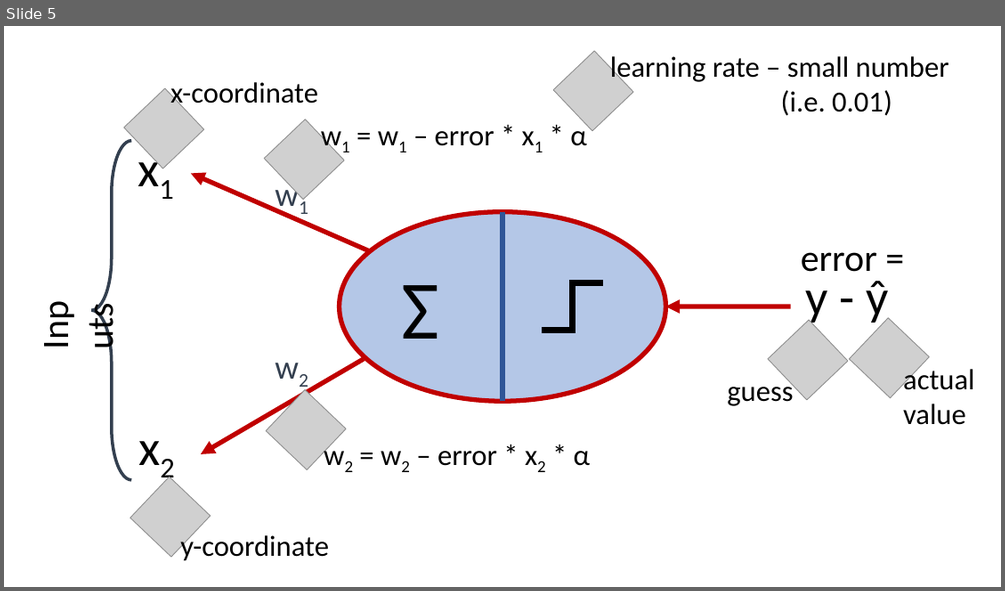
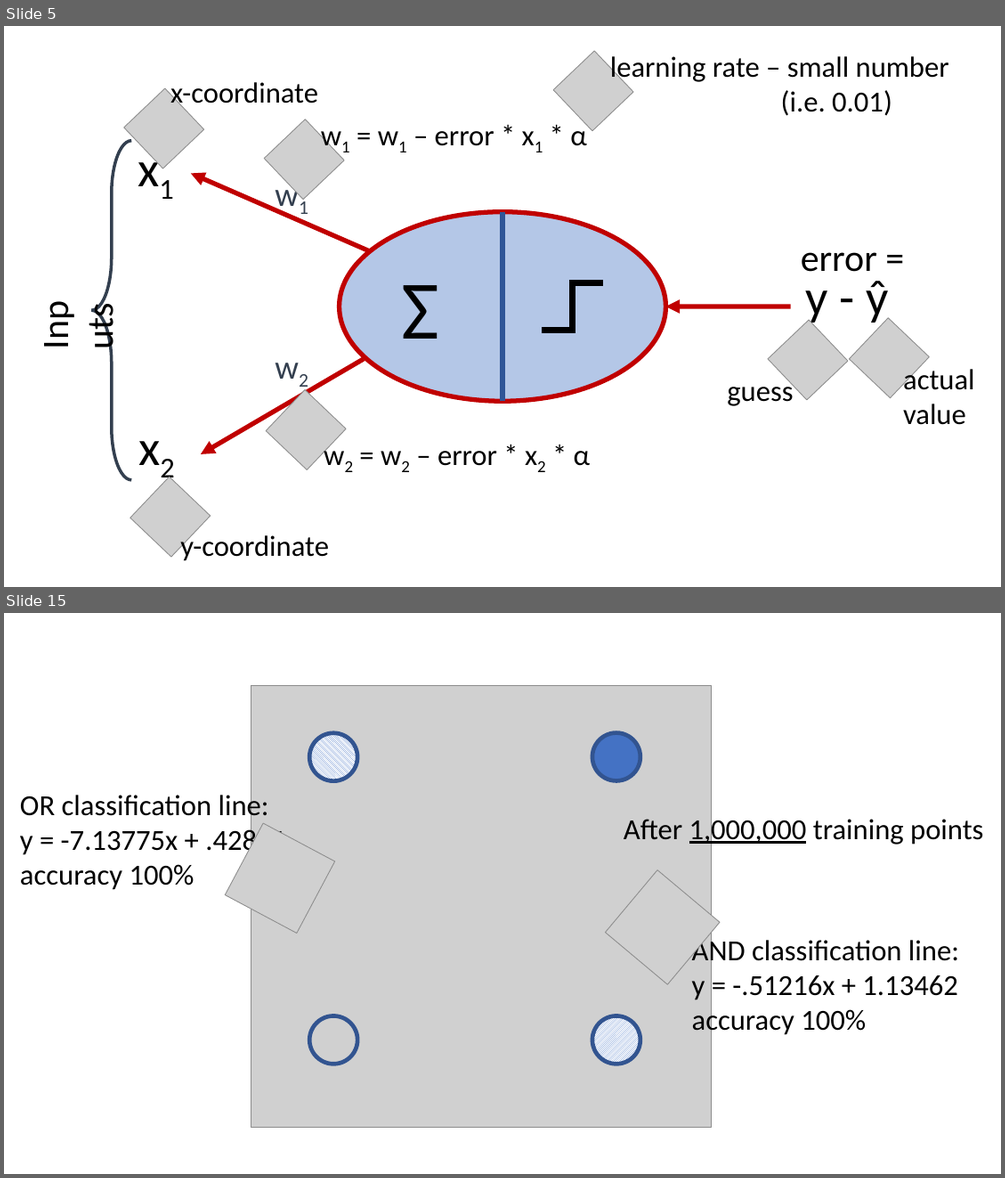
Before and after one commit to mdcramer/Simple-Perceptron-Network, a slide deck: Simple Perceptron Networks.pptx. Shown one above the other, each under a label of ours: slide 5 before the commit, slides 5 and 15 after it; the slides between them are not shown. The pictures are 1005x591 and 1005x1178 pixels, drawn with LibreOffice and Linux fonts; fonts in the diff are those of the drawing; grey boxes stand for pictures. Boxes give left, top, right and bottom in pixels: in the first picture for what was removed or moved away, otherwise in the second. Text is boxed around its words. In the diff, an @@ line names an element or a change of style, - is before the commit and + after.

Commit message:
more slides and minor code tweaks
minor changes to code. reduced some training loops to 1000 examples. altered some training loops to use network() as opposed to feed_forward(). many new slides in presentation.

```diff
--- a/Simple Perceptron Networks.pptx
+++ b/Simple Perceptron Networks.pptx
@@ slide 15 added at [4,613,1001,1174], background #FFFFFF @@
@@ picture added at [251,686,712,1127] @@
@@ ellipse added at [310,732,357,780], fill pattern #4472C4 on #FFFFFF, outline #325491 4 pt @@
@@ ellipse added at [592,732,640,780], fill #4472C4, outline #325491 4 pt @@
@@ text added at [20,791,286,890], 28 pt, text #000000 @@
+OR classification line:
+y = -7.13775x + .42821
+accuracy 100%
@@ picture added at [226,823,335,933] @@
@@ text added at [623,815,983,846], 28 pt, text #000000 @@
+After 1,000,000 training points
@@ picture added at [605,870,720,985] @@
@@ text added at [692,936,959,1038], 28 pt, text #000000 @@
+AND classification line:
+y = -.51216x + 1.13462
+accuracy 100%
@@ ellipse added at [310,1016,357,1064], outline #325491 4 pt @@
@@ ellipse added at [592,1016,640,1064], fill pattern #4472C4 on #FFFFFF, outline #325491 4 pt @@
```
Also in this commit, not shown: 6 slides changed, 10 other slides added, 1 other file.
